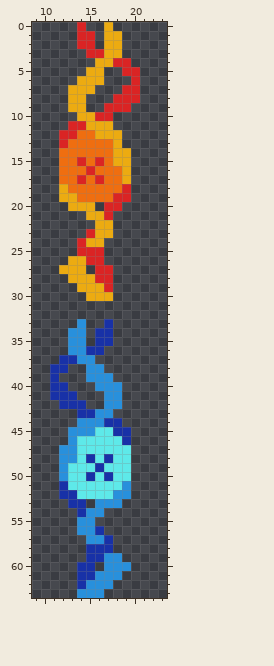
A pixel-art sprite gets an edit: Assets/Sprites/Unit_Sprites/FireFae.png. Above: the version before the commit.
The file is 32x64 pixels. Shown: x 9..23, y 0..63.
New version:
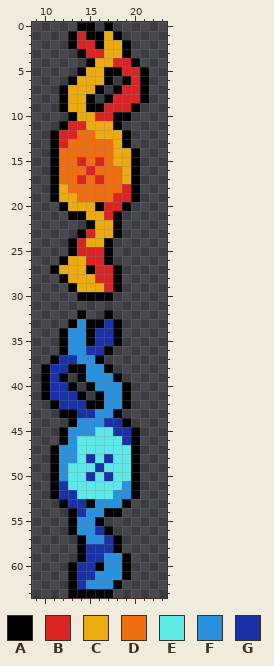
Palette (. is transparent): A #000000  B #da2424  C #ecab11  D #ef6e10  E #5ee9e9  F #2890dc  G #1831a7
Change:
Changed rows in their new state; - is an unchanged pixel.
first column x 10:
 0 ----AA-A----
 1 ---A-AA-A---
 2 ---A--A--A--
 3 ----A----A--
 4 -----A----A-
 5 ----A--AA--A
 6 ---A---A-A-A
 7 --A---A-A--A
 8 --A--A-A---A
 9 --A--AA---A-
10 ---A----AA--
11 --A-----A---
12 -A-------A--
13 -A-------A--
14 -A--------A-
15 -A--------A-
16 -A--------A-
17 -A--------A-
18 -A--------A-
19 -A--------A-
20 --A---A--A--
21 ---AA---A---
22 -----A--A---
23 ----A---A---
24 ---A---A----
25 ---A---A----
26 --A----A----
27 -A---A--A---
28 --A-----A---
29 ---A----A---
30 ----AAAA----
32 ----A--A----
33 ---A-AA-A---
34 --A--A--A---
35 --A--A--A---
36 --A----A----
37 -A----A-----
38 A--AA--A----
39 A-A-A---A---
40 A--A-A---A--
41 A---A-A--A--
42 -A---AA--A--
43 --AA----A---
44 ---A-----A--
45 --A-------A-
46 --A-------A-
47 -A--------A-
48 -A--------A-
49 -A--------A-
50 -A--------A-
51 -A--------A-
52 -A--------A-
53 --A--A---A--
54 ---A---AA---
55 ---A--A-----
56 ---A---A----
57 ----A---A---
58 ----A---A---
59 ----A----A--
60 ---A--A--A--
61 ---A-----A--
62 ---A----A---
63 ---AAAAA----
